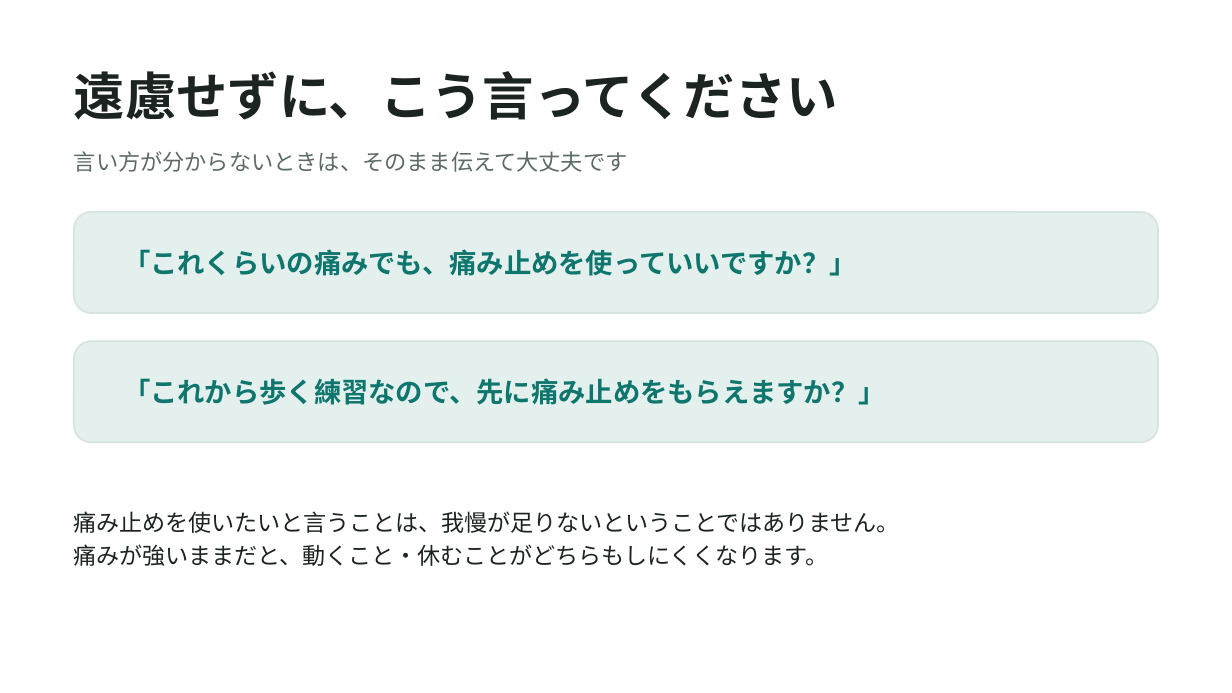
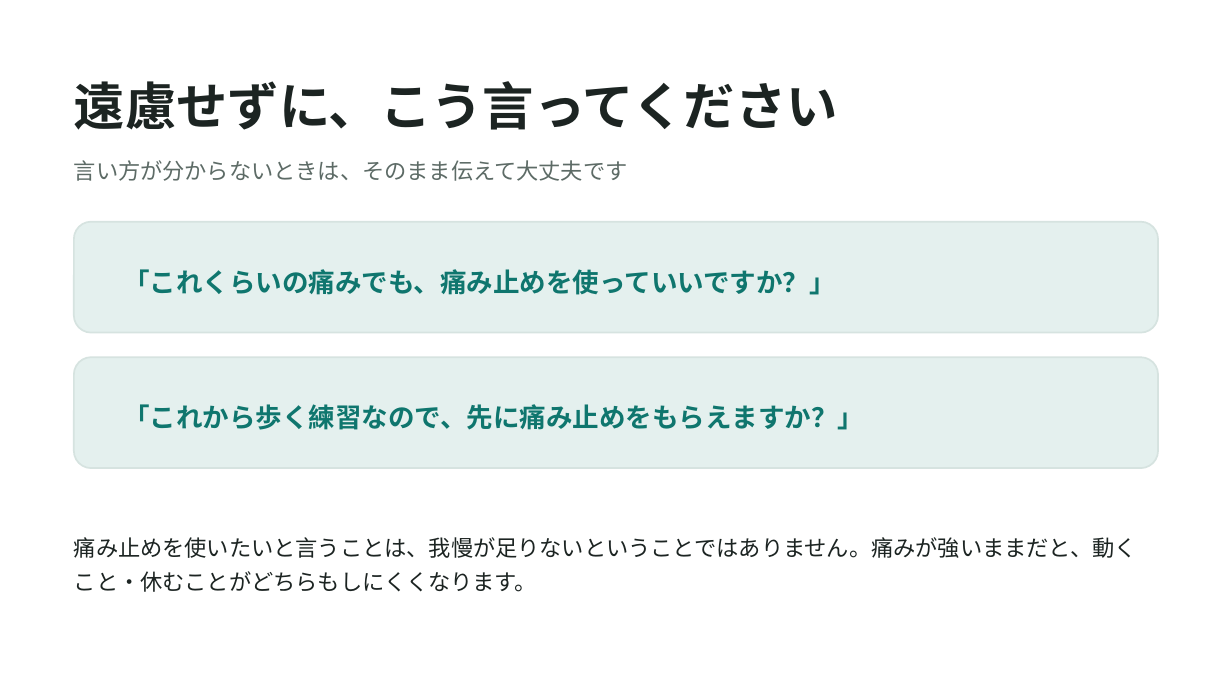
Before and after one commit to yoake-writer/yoake-writer.github.io, a slide deck: slide 6 of works/shiryo/術後の痛みの説明資料_サンプル_ヨアケ.pptx. Drawn at 1232x693 pixels with LibreOffice and Linux fonts; fonts in the diff are those of the drawing. Boxes give left, top, right and bottom in pixels: in the first picture for what was removed or moved away, otherwise in the second. Text is boxed around its words. In the diff, an @@ line names an element or a change of style, - is before the commit and + after.

```diff
--- a/works/shiryo/術後の痛みの説明資料_サンプル_ヨアケ.pptx
+++ b/works/shiryo/術後の痛みの説明資料_サンプル_ヨアケ.pptx
@@ text "遠慮せずに、こう言ってください" at (x1=74, y1=81, x2=838, y2=130): line spacing 1 to 44pt @@
@@ text "言い方が分からないときは、そのまま伝えて大丈夫です" at (x1=74, y1=160, x2=628, y2=181): line spacing 1 to 19pt @@
@@ rounded rectangle resized from (x1=74, y1=212, x2=1158, y2=313) to (x1=74, y1=222, x2=1158, y2=333) @@
@@ rounded rectangle at (x1=74, y1=222, x2=1158, y2=333): proportions changed @@
@@ text "「これくらいの痛みでも、痛み止めを使っていいですか？」" moved from (x1=123, y1=249, x2=856, y2=276) to (x1=123, y1=269, x2=836, y2=295) @@
@@ text "「これくらいの痛みでも、痛み止めを使っていいですか？」" at (x1=123, y1=269, x2=836, y2=295): size 16 to 15.5 pt; line spacing 1 to 24pt @@
@@ rounded rectangle at (x1=74, y1=357, x2=1158, y2=468): proportions changed @@
@@ rounded rectangle resized from (x1=74, y1=341, x2=1158, y2=442) to (x1=74, y1=357, x2=1158, y2=468) @@
@@ text "「これから歩く練習なので、先に痛み止めをもらえますか？」" at (x1=123, y1=404, x2=864, y2=430): size 16 to 15.5 pt; line spacing 1 to 24pt @@
@@ text "「これから歩く練習なので、先に痛み止めをもらえますか？」" moved from (x1=123, y1=378, x2=886, y2=405) to (x1=123, y1=404, x2=864, y2=430) @@
@@ text at (x1=74, y1=537, x2=1137, y2=592): text changed; size 13.5 to 13 pt @@
-痛み止めを使いたいと言うことは、我慢が足りないということではありません。
-痛みが強いままだと、動くこと・休むことがどちらもしにくくなります。
+痛み止めを使いたいと言うことは、我慢が足りないということではありません。痛みが強いままだと、動くこと・休むことがどちらもしにくくなります。
```
Also in this commit, not shown: 6 other slides changed, 8 other files.
